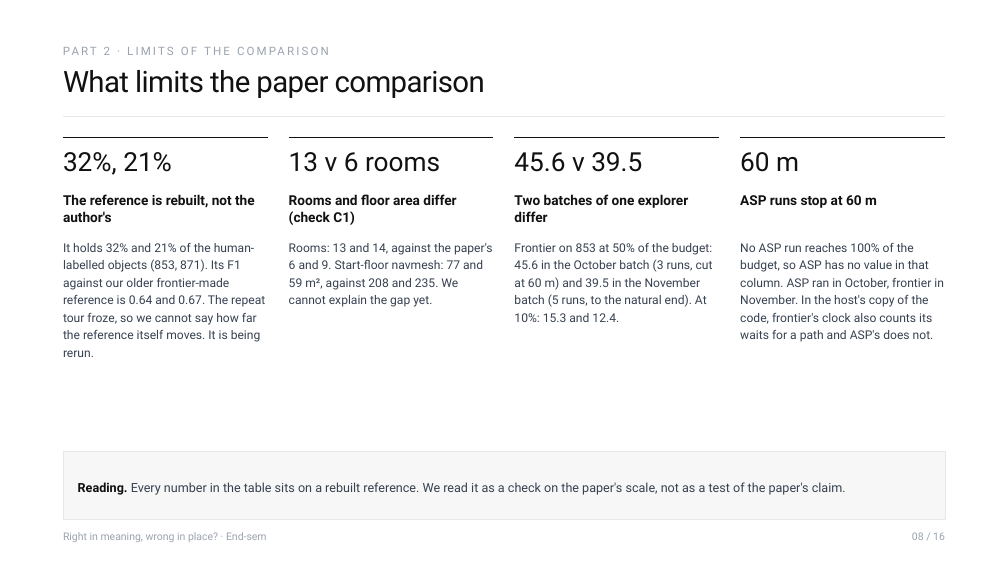
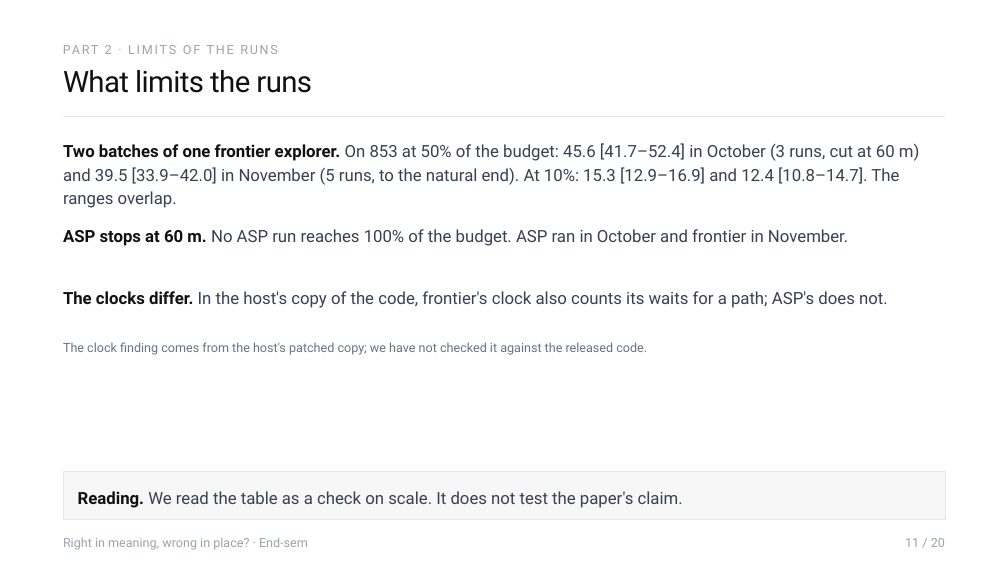
Before and after one commit to Sher110106/validity-aware-active-semantic-exploration, a slide deck: slide 11 of docs/endsem_2026-11/ASP_Endsem.pptx (slide 8 before the commit). Drawn at 1008x567 pixels with LibreOffice and Linux fonts; fonts in the diff are those of the drawing. Boxes give left, top, right and bottom in pixels: in the first picture for what was removed or moved away, otherwise in the second. Text is boxed around its words. In the diff, an @@ line names an element or a change of style, - is before the commit and + after.

```diff
--- a/docs/endsem_2026-11/ASP_Endsem.pptx
+++ b/docs/endsem_2026-11/ASP_Endsem.pptx
@@ text at (105, 45, 112, 54): text changed; size 11 to 12 pt @@
-PART 2 · LIMITS OF THE COMPARISON
+PART 2 · LIMITS OF THE RUNS
@@ text at (63, 70, 312, 93): text changed @@
-What limits the paper comparison
+What limits the runs
@@ text at (63, 143, 920, 208): text changed; size 11.5 to 16 pt @@
-Frontier on 853 at 50% of the budget: 45.6 in the October batch (3 runs, cut at 60 m) and 39.5 in the November batch (5 runs, to the natural end). At 10%: 15.3 and 12.4.
+Two batches of one frontier explorer. On 853 at 50% of the budget: 45.6 [41.7–52.4] in October (3 runs, cut at 60 m) and 39.5 [33.9–42.0] in November (5 runs, to the natural end). At 10%: 15.3 [12.9–16.9] and 12.4 [10.8–14.7]. The ranges overlap.
@@ line removed from (63, 138) to (268, 138) @@
@@ line removed from (289, 138) to (494, 138) @@
@@ line removed from (515, 138) to (719, 138) @@
@@ line removed from (740, 138) to (945, 138) @@
@@ text removed at (63, 152, 172, 175) @@
-32%, 21%
@@ text removed at (289, 152, 440, 172) @@
-13 v 6 rooms
@@ text removed at (514, 152, 642, 172) @@
-45.6 v 39.5
@@ text removed at (740, 152, 799, 172) @@
-60 m
@@ text removed at (63, 194, 255, 222) @@
-The reference is rebuilt, not the author's
@@ text removed at (289, 194, 456, 225) @@
-Rooms and floor area differ (check C1)
@@ text removed at (514, 194, 688, 222) @@
-Two batches of one explorer differ
@@ text removed at (740, 195, 877, 208) @@
-ASP runs stop at 60 m
@@ text added at (63, 229, 848, 246), 16 pt, text #374151 @@
+ASP stops at 60 m. No ASP run reaches 100% of the budget. ASP ran in October and frontier in November.
@@ text removed at (289, 243, 493, 307) @@
-Rooms: 13 and 14, against the paper's 6 and 9. Start-floor navmesh: 77 and 59 m², against 208 and 235. We cannot explain the gap yet.
@@ text at (63, 291, 888, 308): text changed; size 11.5 to 16 pt @@
-No ASP run reaches 100% of the budget, so ASP has no value in that column. ASP ran in October, frontier in November. In the host's copy of the code, frontier's clock also counts its waits for a path and ASP's does not.
+The clocks differ. In the host's copy of the code, frontier's clock also counts its waits for a path; ASP's does not.
@@ text at (63, 342, 647, 355): text changed; size 11.5 to 12 pt; text colour #374151 to #6B7280 @@
-It holds 32% and 21% of the human-labelled objects (853, 871). Its F1 against our older frontier-made reference is 0.64 and 0.67. The repeat tour froze, so we cannot say how far the reference itself moves. It is being rerun.
+The clock finding comes from the host's patched copy; we have not checked it against the released code.
@@ rectangle "Reading. We read the table ...": place and size @@
-rectangle "Reading. We read the table ..." at (63, 451, 945, 520)
+rectangle "Reading. We read the table ..." at (63, 472, 945, 520)
@@ text in rectangle at (78, 491, 683, 508): text changed; size 12 to 16 pt @@
-Reading. Every number in the table sits on a rebuilt reference. We read it as a check on the paper's scale, not as a test of the paper's claim.
+Reading. We read the table as a check on scale. It does not test the paper's claim.
@@ text "Right in meaning, wrong in ..." at (63, 537, 308, 550): size 10 to 12 pt; line spacing 12pt to 14.4pt @@
@@ text at (905, 538, 945, 547): text changed; size 10 to 12 pt @@
-08 / 16
+11 / 20
```
Also in this commit, not shown: 12 other slides changed, 8 slides added, 3 slides removed, 7 other files.
